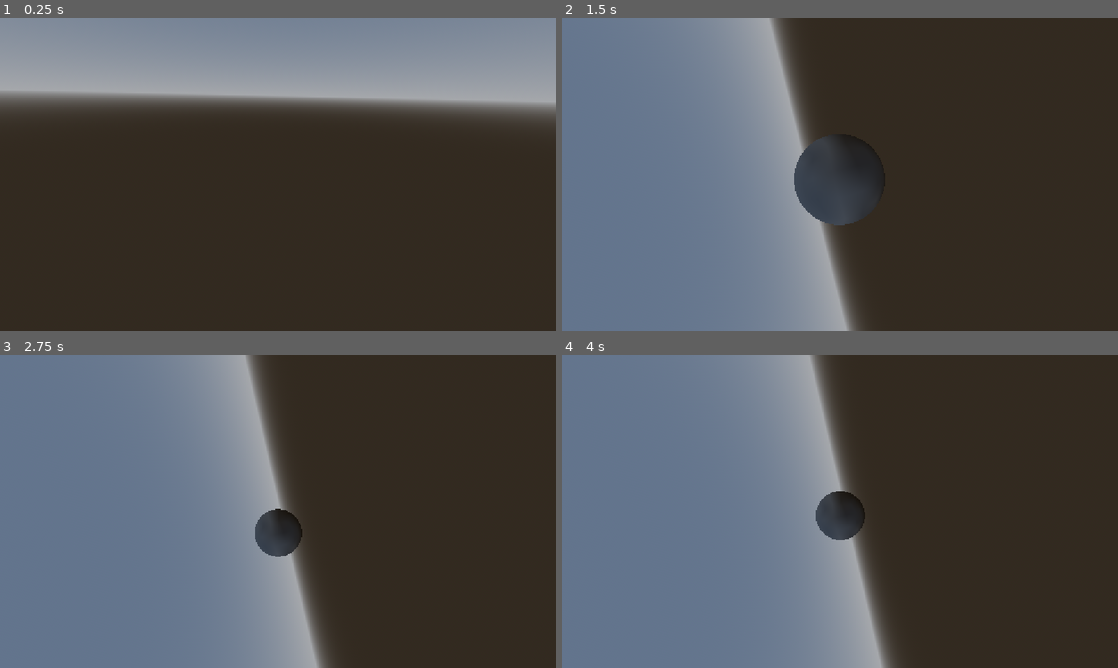
Above: before the commit, frames 1-4 (two rows, left to right).
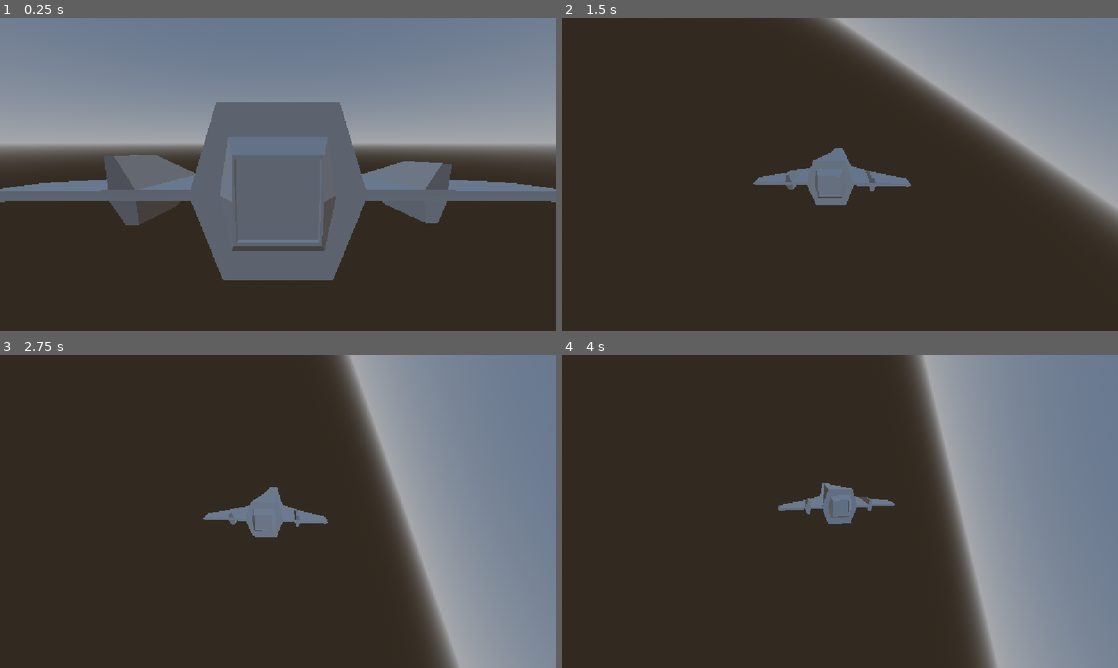
Above: after the commit, the same moments.

Repository: EJC300/Space-Template
Game: Godot game, scene res://scenes/test.tscn
The game is run twice, just before and just after one commit, with the same random seed, the same clock (stepped at 60 frames per second) and the same inputs. The project has no main scene, so this scene is started directly.
Inputs (mouse positions are in pixels of both pictures, inside the frame that each line leads up to):
- Up to frame 1 (0.25 s): no input
- Up to frame 2 (1.5 s): move the mouse to (962, 158) at 0.52 s; hold E (roll_right) 0.53-1.28 s; tap Z (lower) at 0.6 s; move the mouse to (728, 190) at 1.27 s; hold S (throttle_down) from 1.28 s (still down); tap X (raise) at 1.35 s
- Up to frame 3 (2.75 s): move the mouse to (333, 442) at 2.02 s; release S (throttle_down) at 2.03 s; hold E (roll_right) from 2.03 s (still down); tap Z (lower) at 2.1 s
- Up to frame 4 (4 s): move the mouse to (812, 574) at 2.77 s; release E (roll_right) at 2.78 s; hold W (throttle_up) 2.78-3.53 s; tap X (raise) at 2.85 s; move the mouse to (1006, 558) at 3.52 s; hold Q (roll_left) from 3.53 s (still down); tap Z (lower) at 3.6 s

The runs differ from the first frame. In frame 1, 47% of the frame differs, in the area x 0-100%, y 11-84%; in frame 2, 68%; in frame 3, 83%; in frame 4, 84%, in the area x 0-100%, y 0-100%.

Commit message:
Camera Completely Fixed

Diff:
--- a/space-flight-template/resources/test_ship.tres
+++ b/space-flight-template/resources/test_ship.tres
@@ -6,16 +6,16 @@
 script = ExtResource("1_tgrjw")
 ship_name = "BugaSphere"
 mass = 1.0
-thrust_forward = 50.0
+thrust_forward = 25.0
 thrust_reverse = 50.0
 thrust_strafe = 25.0
 thrust_vertical = 16.0
-thrust_roll = 4.0
-thrust_pitch = 1.0
-max_speed = 100.0
+thrust_roll = 400.0
+thrust_pitch = 100.0
+max_speed = 1.0
 max_reverse_speed = 5.0
-drag_amount = 0.01
-angular_drag_amount = 1.0
-max_maneuver_speed = 1.0
+drag_amount = 1.0
+angular_drag_amount = 25.0
+max_maneuver_speed = 4.0
 max_angular_speed = 100.05
 metadata/_custom_type_script = "uid://d3lvlgcryj7ru"
--- a/space-flight-template/scenes/test.tscn
+++ b/space-flight-template/scenes/test.tscn
@@ -1,52 +1,54 @@
 [gd_scene format=3 uid="uid://c3o7dlogb703j"]
 
 [ext_resource type="Script" uid="uid://di16pcml4yljd" path="res://systems/chase_camera.gd" id="1_errlg"]
-[ext_resource type="Script" uid="uid://cdlrouc5f3joo" path="res://space_ship_components/ship.gd" id="1_iyx0m"]
+[ext_resource type="Script" uid="uid://cdlrouc5f3joo" path="res://space_ship_components/scripts/ship.gd" id="1_iyx0m"]
 [ext_resource type="Resource" uid="uid://d4aa31a4g3udi" path="res://resources/test_ship.tres" id="2_lpvoh"]
 [ext_resource type="PackedScene" uid="uid://c0gxbgepcmbvx" path="res://space_ship_components/scenes/ShipComponet.tscn" id="3_74lek"]
 [ext_resource type="PackedScene" uid="uid://dwlgl3be8hfg4" path="res://space_ship_components/scenes/PlayerInput.tscn" id="3_j5jx5"]
+[ext_resource type="PackedScene" uid="uid://dpbariwqafjm2" path="res://ship_models/Fighter.fbx" id="3_lpvoh"]
 
 [sub_resource type="SphereShape3D" id="SphereShape3D_g4v7s"]
 
-[sub_resource type="SphereMesh" id="SphereMesh_g4v7s"]
+[sub_resource type="ProceduralSkyMaterial" id="ProceduralSkyMaterial_cc5ib"]
 
-[sub_resource type="ProceduralSkyMaterial" id="ProceduralSkyMaterial_bl13t"]
+[sub_resource type="Sky" id="Sky_tgrjw"]
+sky_material = SubResource("ProceduralSkyMaterial_cc5ib")
 
-[sub_resource type="Sky" id="Sky_errlg"]
-sky_material = SubResource("ProceduralSkyMaterial_bl13t")
-
-[sub_resource type="Environment" id="Environment_bl13t"]
+[sub_resource type="Environment" id="Environment_lpvoh"]
 background_mode = 2
-sky = SubResource("Sky_errlg")
+sky = SubResource("Sky_tgrjw")
 
 [node name="Test" type="Node3D" unique_id=1016042155]
 
-[node name="TestBugaSphere" type="RigidBody3D" parent="." unique_id=1627792062 node_paths=PackedStringArray("input_component")]
+[node name="TestShip" type="RigidBody3D" parent="." unique_id=1627792062 node_paths=PackedStringArray("input_component")]
 gravity_scale = 0.0
 script = ExtResource("1_iyx0m")
 ship_data = ExtResource("2_lpvoh")
 input_component = NodePath("PlayerInput")
 
-[node name="CollisionShape3D" type="CollisionShape3D" parent="TestBugaSphere" unique_id=1438420750]
+[node name="Fighter" parent="TestShip" unique_id=2048453494 instance=ExtResource("3_lpvoh")]
+
+[node name="CollisionShape3D" type="CollisionShape3D" parent="TestShip" unique_id=1438420750]
 shape = SubResource("SphereShape3D_g4v7s")
 
-[node name="MeshInstance3D" type="MeshInstance3D" parent="TestBugaSphere" unique_id=912983035]
-mesh = SubResource("SphereMesh_g4v7s")
+[node name="ShipComponent" parent="TestShip" unique_id=974214820 instance=ExtResource("3_74lek")]
 
-[node name="ShipComponent" parent="TestBugaSphere" unique_id=974214820 instance=ExtResource("3_74lek")]
-
-[node name="PlayerInput" parent="TestBugaSphere" unique_id=1295566102 node_paths=PackedStringArray("chase_camera") instance=ExtResource("3_j5jx5")]
+[node name="PlayerInput" parent="TestShip" unique_id=1295566102 node_paths=PackedStringArray("chase_camera", "ship") instance=ExtResource("3_j5jx5")]
 radius = 40.0
 dead_zone = 1.0
-chase_camera = NodePath("../../chase_camera")
+chase_camera = NodePath("../../ChaseCamera/Camera3D")
+ship = NodePath("..")
 
-[node name="chase_camera" type="Camera3D" parent="." unique_id=891074309 node_paths=PackedStringArray("target")]
-transform = Transform3D(1, 0, 0, 0, 1, 0, 0, 0, 1, 0, 0, -0.91919863)
-environment = SubResource("Environment_bl13t")
+[node name="ChaseCamera" type="Node3D" parent="." unique_id=394818759 node_paths=PackedStringArray("target")]
+transform = Transform3D(1, 0, 0, 0, 1, 0, 0, 0, 1, 0, 0, 2.1238308)
 script = ExtResource("1_errlg")
-target = NodePath("../TestBugaSphere")
-look_speed = 15.0
-max_follow_distance = 4.0
-follow_height = 1.2
-max_target_speed = 40.0
+target = NodePath("../TestShip")
+world_up_change_speed = 45.0
+look_speed = 40.0
+max_follow_distance = 10.195
+follow_height = 5.0
+max_target_speed = 100.0
 metadata/_custom_type_script = "uid://di16pcml4yljd"
+
+[node name="Camera3D" type="Camera3D" parent="ChaseCamera" unique_id=1567717482]
+environment = SubResource("Environment_lpvoh")
--- a/space-flight-template/ship_scripts/player_input_component.gd
+++ b/space-flight-template/ship_scripts/player_input_component.gd
@@ -3,7 +3,7 @@
 @export var radius : float
 @export var dead_zone : float
 @export var chase_camera : Camera3D
-
+@export var ship : Node3D
 
 func get_chase_camera():
 	return chase_camera
@@ -20,8 +20,8 @@
 	var distance = mouse_position_screen.distance_to(center_screen)
 	distance /= radius
 	var mouse_world_position = get_chase_camera().project_position(mouse_position_screen,100.0)
-	var cursor_ship_local_position = basis * mouse_world_position
-	var ship_forward = basis * global_basis.z
+	var cursor_ship_local_position =ship.basis.inverse().get_rotation_quaternion() * mouse_world_position
+	var ship_forward = ship.basis.z
 	var direction = (cursor_ship_local_position - ship_forward)
 
 	if distance > dead_zone:
@@ -36,8 +36,8 @@
 	thrust_axis.y = Input.get_axis("lower","raise")
 	thrust_axis.z = Input.get_axis("throttle_up","throttle_down")
 	radial_thrust_axis.z = Input.get_axis("roll_left","roll_right")
-	radial_thrust_axis.x = get_mouse_steer().x
-	radial_thrust_axis.y = get_mouse_steer().y
+	radial_thrust_axis.x = get_mouse_steer().y
+	radial_thrust_axis.y = get_mouse_steer().x
 	radial_thrust_axis = radial_thrust_axis.normalized()
 	thrust_axis = thrust_axis.normalized()
 
--- a/space-flight-template/space_ship_components/scenes/ShipComponet.tscn
+++ b/space-flight-template/space_ship_components/scenes/ShipComponet.tscn
@@ -1,6 +1,6 @@
 [gd_scene format=3 uid="uid://c0gxbgepcmbvx"]
 
-[ext_resource type="Script" uid="uid://bmwpoy4vjkbre" path="res://space_ship_components/ship_controller.gd" id="1_37uc3"]
+[ext_resource type="Script" uid="uid://bmwpoy4vjkbre" path="res://space_ship_components/scripts/ship_controller.gd" id="1_37uc3"]
 
 [node name="ShipComponet" type="Node3D" unique_id=974214820]
 script = ExtResource("1_37uc3")
--- a/space-flight-template/space_ship_components/ship_controller.gd
+++ b/space-flight-template/space_ship_components/scripts/ship_controller.gd
@@ -17,13 +17,10 @@
 	var angular_speed_squard = pow(state.angular_velocity.length(),2)
 	var velocity_normalized = state.linear_velocity.normalized()
 	var angular_velocity_normalized = state.angular_velocity.normalized()
-	var velocity = state.transform.basis.inverse().get_rotation_quaternion()  * state.linear_velocity
+
 	#-----Acclerate with the thrust_input of course throttle
-	if thrust_input.z > 0.0:
-		ship_thrust.z = thrust_input.z  * ship_data.thrust_forward
-	#----Decelrate with the thrust_input
-	elif thrust_input.z < 0.0:
-		ship_thrust.z = thrust_input.z * ship_data.thrust_reverse
+
+	ship_thrust.z = thrust_input.z * ship_data.thrust_forward
 
 	ship_thrust.y = thrust_input.y * ship_data.thrust_vertical
 	ship_thrust.x = thrust_input.x * ship_data.thrust_strafe
@@ -36,7 +33,7 @@
 
 
 	#-----Turn with steer
-	ship_steer += steer_input* delta
+	ship_steer = steer_input* delta
 	ship_steer.x *= ship_data.thrust_pitch
 	ship_steer.y *= ship_data.thrust_yaw
 	ship_steer.z *= ship_data.thrust_roll
@@ -51,17 +48,17 @@
 
 	#----Apply Agnular Velocity Directly To State
 	state.angular_velocity = ship_steer + space_rotational_drag
-	state.angular_velocity = state.transform.basis.inverse().get_rotation_quaternion()  *state.angular_velocity
+	state.angular_velocity = state.transform.basis.get_rotation_quaternion()  *state.angular_velocity
 
 		#-----Limit Speed at all axis
-	final_limited_velocity.z = clampf(velocity.z,-ship_data.max_reverse_speed,ship_data.max_speed)
-	final_limited_velocity.y = clampf(velocity.y,-ship_data.max_maneuver_speed,ship_data.max_maneuver_speed)
-	final_limited_velocity.x = clampf(velocity.x,-ship_data.max_maneuver_speed,ship_data.max_maneuver_speed)
+	final_limited_velocity.z = clampf(local_velocity.z,-ship_data.max_speed,ship_data.max_reverse_speed)
+	final_limited_velocity.y = clampf(local_velocity.y,-ship_data.max_maneuver_speed,ship_data.max_maneuver_speed)
+	final_limited_velocity.x = clampf(local_velocity.x,-ship_data.max_maneuver_speed,ship_data.max_maneuver_speed)
 
 	local_velocity = lerp(local_velocity, final_limited_velocity, ship_data.thrust_reverse * delta)
 
 	#----Limit rotation Speed
-	if local_angular_velocity.length() > ship_data.max_angular_speed:
+	if abs(local_angular_velocity.length()) > ship_data.max_angular_speed:
 		local_angular_velocity = local_angular_velocity.normalized() * ship_data.max_angular_speed
 
 	state.linear_velocity = global_rotation_quaternion * local_velocity
--- a/space-flight-template/systems/chase_camera.gd
+++ b/space-flight-template/systems/chase_camera.gd
@@ -1,15 +1,17 @@
-extends Camera3D
+extends Node3D
 #can only follow rigidbody ships
 
 class_name ChaseCamera
 
 @export var target : Node3D
+@export var world_up_change_speed : float
 @export var look_speed : float
 @export var max_follow_distance : float
 #set follow_height to 0 or less than the height of a cockpit
 @export var follow_height : float
 #max_target_speed effects how far the camera lags behind
 @export var max_target_speed : float
+@onready var camera_on_target = $Camera3D
 var offset : Vector3
 var current_transform : Transform3D
 
@@ -20,23 +22,21 @@
 	offset = Vector3(0.0,follow_height,max_follow_distance)
 	offset.y += target.linear_velocity.y * dt * look_speed
 
-	var xform = target.transform.translated_local(offset + target.basis.z)
+	var xform = target.transform.translated_local(offset + target.basis.get_rotation_quaternion() *target.basis.z)
 	var speed = target.linear_velocity.length()
 	speed = clampf(speed,0.5,max_target_speed)
-
 	current_transform = global_transform.interpolate_with(xform, speed * dt)
-
 	global_transform = current_transform
 
 
 func look_target(dt : float):
-
 	var direction = (target.global_position  - global_position).normalized()
-
-	var current_rotation =  Basis.looking_at(direction,target.transform.basis.y)
+	var world_up_dir = target.transform.basis.y.cross(Vector3.RIGHT)
+	world_up_dir =target.basis.get_rotation_quaternion() * world_up_dir.lerp(Vector3.UP,dt * world_up_change_speed)
+	var current_rotation =  Basis.looking_at(direction,world_up_dir)
 	var new_rotation = current_rotation
+	camera_on_target.look_at(target.global_position +target.basis.get_rotation_quaternion() *target.basis.z * -2,world_up_dir)
 	global_transform.basis = global_transform.basis.slerp( new_rotation,look_speed * dt)
 func _physics_process(delta: float) -> void:
-
 	chase_target(delta)
 	look_target(delta)
Renamed: space-flight-template/space_ship_components/ship.gd -> space-flight-template/space_ship_components/scripts/ship.gd
Renamed: space-flight-template/space_ship_components/ship.gd.uid -> space-flight-template/space_ship_components/scripts/ship.gd.uid
Renamed: space-flight-template/space_ship_components/ship_controller.gd.uid -> space-flight-template/space_ship_components/scripts/ship_controller.gd.uid
